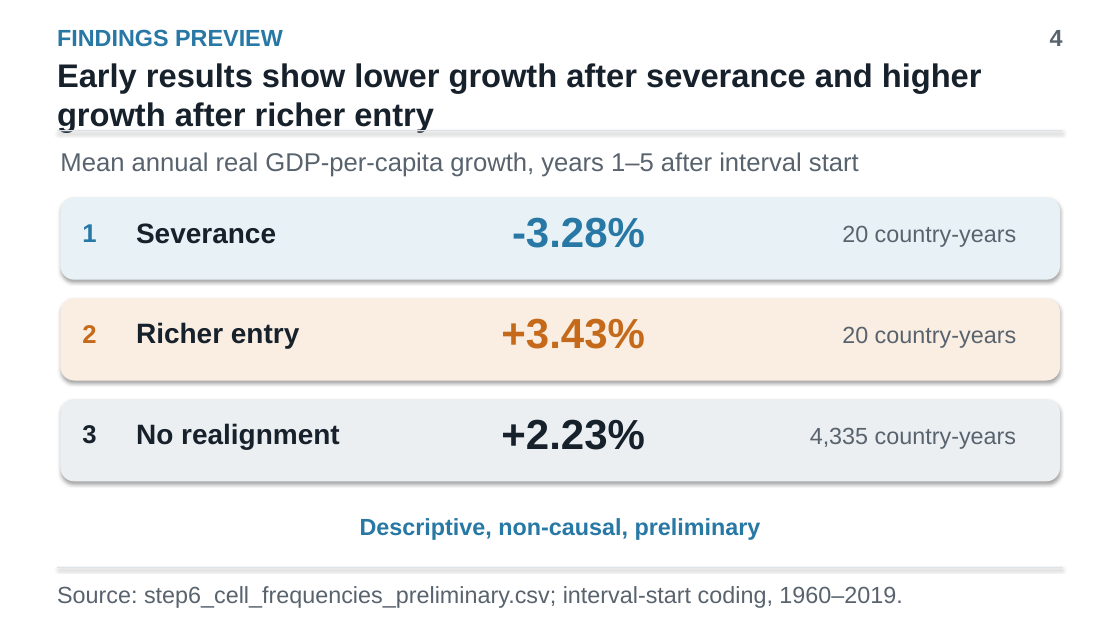
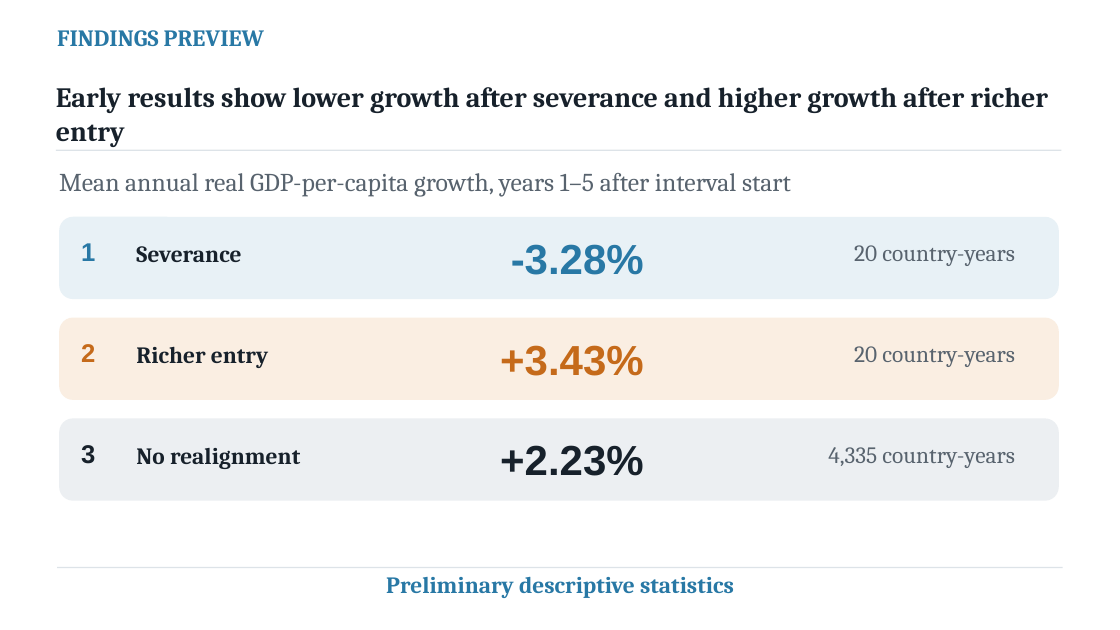
Before and after one commit to yuseicarlos2560/Economic-Development-through-Political-Materialism, a slide deck: slide 4 of presentations/thesis_introduction.pptx. Drawn at 1120x630 pixels with LibreOffice and Linux fonts; fonts in the diff are those of the drawing. Boxes give left, top, right and bottom in pixels: in the first picture for what was removed or moved away, otherwise in the second. Text is boxed around its words. In the diff, an @@ line names an element or a change of style, - is before the commit and + after.

```diff
--- a/presentations/thesis_introduction.pptx
+++ b/presentations/thesis_introduction.pptx
@@ text removed at [1050,30,1063,46] @@
-4
@@ text "Early results show lower growth ..." at [56,87,1048,147]: size 28 to 24 pt, font Arial to Cambria @@
@@ text "Mean annual real GDP-per-capita growth, ...": place and size @@
-text "Mean annual real GDP-per-capita growth, ..." at [60,152,859,177]
+text "Mean annual real GDP-per-capita growth, ..." at [59,173,791,196]
@@ text "Severance": place and size @@
-text "Severance" at [136,223,276,244]
+text "Severance" at [136,246,241,262]
@@ text "20 country-years": place and size @@
-text "20 country-years" at [842,225,1016,247]
+text "20 country-years" at [854,245,1015,266]
@@ text "Richer entry": place and size @@
-text "Richer entry" at [136,322,299,348]
+text "Richer entry" at [136,346,268,368]
@@ 3 texts: place and size @@
-3 texts at [501,217,645,450]
+3 texts at [500,244,644,476]
@@ text "20 country-years": place and size @@
-text "20 country-years" at [842,326,1016,348]
+text "20 country-years" at [854,346,1015,367]
@@ 4 texts, 3 rounded rectangles, 1 rectangle: place and size @@
-4 texts, 3 rounded rectangles, 1 rectangle at [57,63,1063,481]
+4 texts, 3 rounded rectangles, 1 rectangle at [56,87,1062,501]
@@ shadow off in 5 elements at [57,567,1063,568], [56,150,1062,150], [59,217,1059,299], [59,318,1059,400], [59,418,1059,501] @@
@@ size 24 to 20 pt, font Arial to Cambria in 3 elements at [136,246,241,262], [136,346,268,368], [136,448,300,469] @@
@@ text "No realignment": place and size @@
-text "No realignment" at [136,423,340,449]
+text "No realignment" at [136,448,300,469]
@@ font Arial to Cambria in 5 elements at [57,30,264,47], [59,173,791,196], [854,245,1015,266], [854,346,1015,367], [828,447,1015,468] @@
@@ text "4,335 country-years": place and size @@
-text "4,335 country-years" at [810,427,1016,449]
+text "4,335 country-years" at [828,447,1015,468]
@@ text removed at [57,586,902,608] @@
-Source: step6_cell_frequencies_preliminary.csv; interval-start coding, 1960–2019.
@@ text at [386,577,734,598]: text changed; font Arial to Cambria @@
-Descriptive, non-causal, preliminary
+Preliminary descriptive statistics
```
Also in this commit, not shown: 16 other slides changed, 2 slides added, 1 other file.
